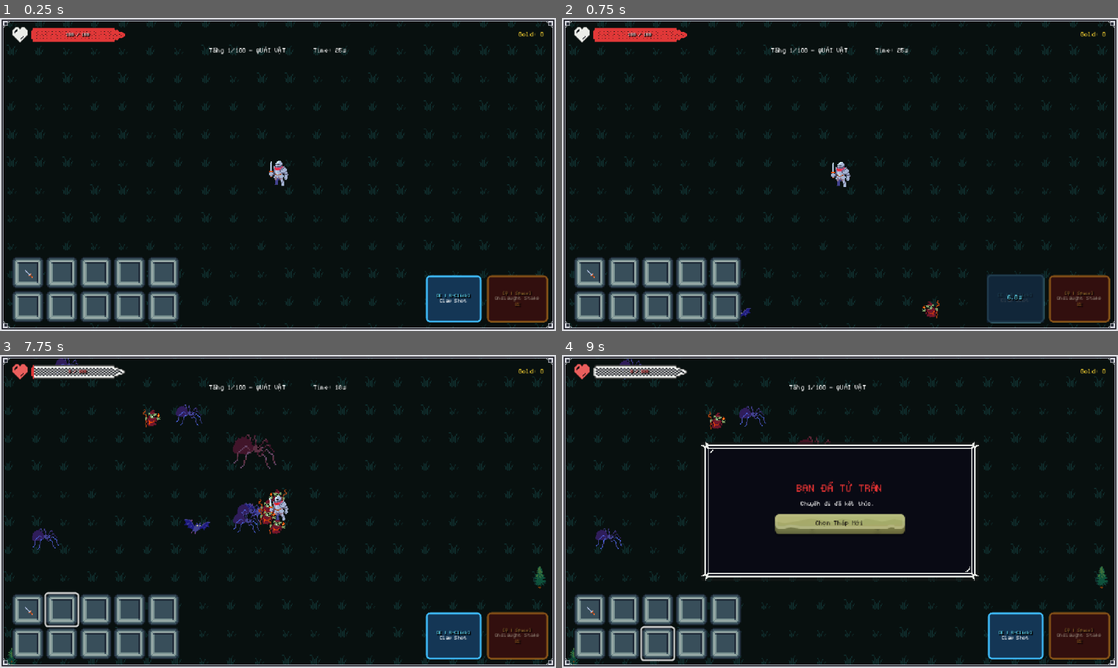
Above: before the commit, frames 1-4 (two rows, left to right).
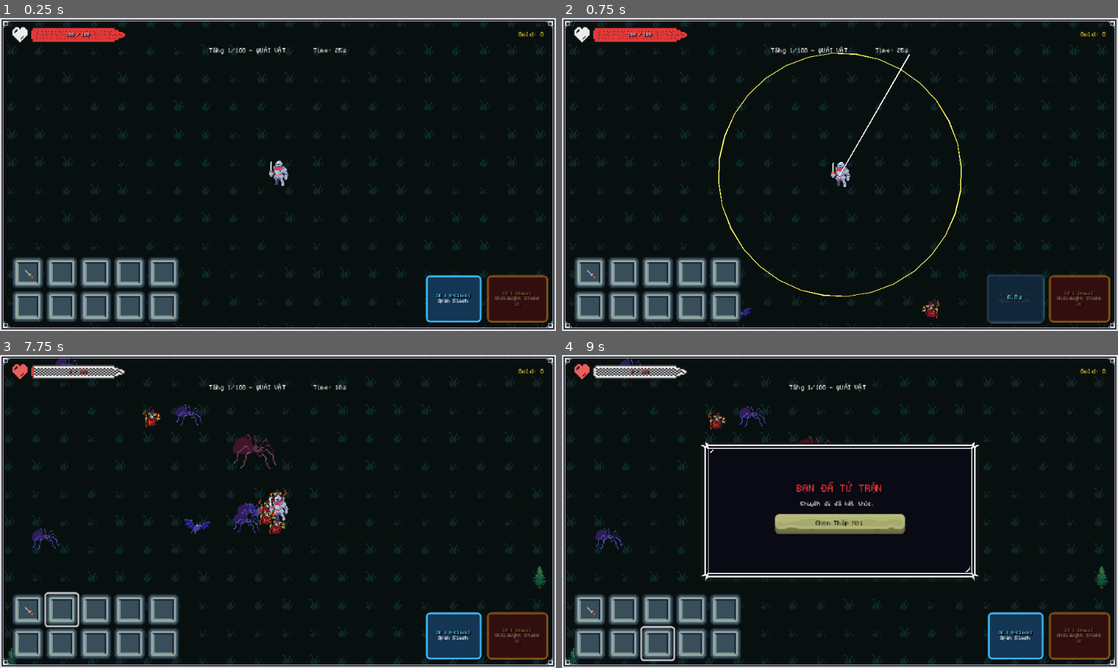
Above: after the commit, the same moments.

Repository: khanh-dinh26/NightSpire-Survival
Game: Godot game, scene res://src/arena/Arena.tscn
Two runs of this game, one before a commit and one after it. Both use one fixed random seed, a clock stepped at 60 frames per second and the inputs below. This scene is started directly instead of the project's main scene. Sound files missing from this copy of the repository are replaced by a short silence.
Inputs (mouse positions are in pixels of both pictures, inside the frame that each line leads up to):
- Up to frame 1 (0.25 s): no input
- Up to frame 2 (0.75 s): click (1017, 299) at 0.5 s
- Up to frame 3 (7.75 s): click (517, 636) at 1.25 s; click (27, 608) at 2.02 s; click "Hủy" at 2.75 s; tap Enter at 3.5 s; move the mouse to (400, 495) at 3.52 s; hold Right (ui_right) 3.53-4.28 s; tap E at 3.6, 5.3, 5.85, 7.55 s; click (400, 495) at 3.67 s; tap Space at 3.77, 4.07, 4.52, 4.55, 4.82, 5.1, 6.02, 6.32, 6.77, 6.8, 7.07, 7.52 s; tap Q at 3.8, 4.35, 6.05, 6.6 s; move the mouse to (166, 527) at 4.27 s; hold Down (ui_down) 4.28-5.03 s; click (166, 527) at 4.42 s; move the mouse to (333, 442) at 5.02 s; hold Right (ui_right) 5.03-5.78 s; click (333, 442) at 5.17 s; move the mouse to (250, 574) at 5.77 s; hold Up (ui_up) 5.78-6.53 s; click (250, 574) at 5.92 s; move the mouse to (444, 558) at 6.52 s; hold Left (ui_left) from 6.53 s (still down); click (444, 558) at 6.67 s; move the mouse to (111, 464) at 7.27 s; tap 1 at 7.35 s; click (111, 464) at 7.42 s
- Up to frame 4 (9 s): tap Space at 7.82 s; move the mouse to (867, 511) at 8.02 s; release Left (ui_left) at 8.03 s; hold Down (ui_down) 8.03-8.78 s; tap E at 8.1 s; click (867, 511) at 8.17 s; tap Q at 8.3, 8.85 s; move the mouse to (756, 433) at 8.77 s; hold Right (ui_right) from 8.78 s (still down); click (756, 433) at 8.92 s

The runs differ from the first frame. In frame 1, less than 0.1% of the frame differs, in the area x 78-85%, y 89-92%; in frame 2, 0.8%, in the area x 28-80%, y 11-91%; in frame 3, less than 0.1%; in frame 4, less than 0.1%.

Commit message:
fix(skills): prevent ultimate infinite spam, rework Wylder 360 spin, and add 2-step custom cursor targeting for Ironeye and Recluse

Diff:
--- a/src/autoloads/EventBus.gd
+++ b/src/autoloads/EventBus.gd
@@ -32,6 +32,7 @@
 signal hero_ultimate_used(ultimate_id: String)
 signal hero_skill_cooldown_updated(current: float, max_cd: float)
 signal hero_ultimate_charge_updated(current: int, max_charge: int)
+signal hero_skill_aiming_changed(is_aiming: bool)
 
 # --- UI ---
 signal shop_opened(card_list: Array)
--- a/src/data/classes/knight.tres
+++ b/src/data/classes/knight.tres
@@ -14,8 +14,8 @@
 starter_weapon = ExtResource("2_weap")
 description = "Chiến binh toàn diện phong cách Souls-like. Sở hữu kỹ năng bắn Vuốt Kéo áp sát quái vật và Nộ Tuyệt Kỹ Trọng Kích bùng nổ diện rộng."
 skill_id = "claw_shot"
-skill_name = "Claw Shot (Vuốt Kéo)"
-skill_desc = "Bắn vuốt kéo quái nhỏ lại gần và lướt tới quái to, gây 140 sát thương và làm choáng 1.2s."
+skill_name = "Spin Slash (Kiếm Xoay 360°)"
+skill_desc = "Quay kiếm 360 độ cực nhanh quét sạch và tiêu diệt toàn bộ quái vật xung quanh, gây 750 sát thương."
 skill_cooldown = 7.0
 ultimate_id = "onslaught_stake"
 ultimate_name = "Onslaught Stake (Trọng Kích Nổ)"
--- a/src/data/classes/ranger.tres
+++ b/src/data/classes/ranger.tres
@@ -14,8 +14,8 @@
 starter_weapon = ExtResource("2_weap")
 description = "Xạ thủ bách phát bách trúng với giác quan nhạy bén. Sở hữu kỹ năng lướt lùi đánh dấu điểm yếu và Nhất Tiễn Siêu Thanh xuyên thấu mọi phòng thủ."
 skill_id = "marking_dash"
-skill_name = "Marking (Đánh Dấu Lùi)"
-skill_desc = "Lướt lùi nhanh né đòn và chém dấu điểm yếu: quái trúng đòn nhận thêm +60% sát thương trong 6s."
+skill_name = "Marking Dash (Lướt Ngắm Bắn)"
+skill_desc = "Nhấn E lần 1 đổi tâm ngắm chuột, nhấn E lần 2 lướt tới vị trí chuột và phóng 5 mũi tên toả tròn 360° xuyên thấu quái."
 skill_cooldown = 6.0
 ultimate_id = "single_shot"
 ultimate_name = "Single Shot (Nhất Tiễn)"
--- a/src/data/classes/wizard.tres
+++ b/src/data/classes/wizard.tres
@@ -14,8 +14,8 @@
 starter_weapon = ExtResource("2_weap")
 description = "Bậc thầy cổ thuật ma pháp. Sở hữu kỹ năng ném Cocktail Ma Pháp phát nổ nguyên tố và Huyết Chú Khải Hoàn nguyền rủa kẻ địch hút máu hồi phục bản thân."
 skill_id = "magic_cocktail"
-skill_name = "Magic Cocktail (Ma Pháp)"
-skill_desc = "Ném bình cocktail ma thuật phát nổ nguyên tố diện rộng, làm chậm 60% và thiêu đốt quái."
+skill_name = "Magic Cocktail (Bom Ma Thuật)"
+skill_desc = "Nhấn E lần 1 đổi tâm ngắm chuột, nhấn E lần 2 kích nổ bão tố ma pháp nguyên tố cực đại tại tâm ngắm gây 420 sát thương."
 skill_cooldown = 7.5
 ultimate_id = "soulblood_song"
 ultimate_name = "Soulblood Song (Huyết Chú)"
--- a/src/entities/player/Player.gd
+++ b/src/entities/player/Player.gd
@@ -19,6 +19,7 @@
 @onready var weapon_orbit: WeaponOrbit = $WeaponOrbit
 
 var _spell_scene: PackedScene = preload("res://src/entities/spells/SpellEntity.tscn")
+var _cursor_aim_tex: Texture2D = preload("res://assets/ui/cursors/all_scroll_cursor.png")
 
 # ── Hero Abilities (Character Skill & Ultimate Art) ─────────────────────
 var hero_class: ClassData = null
@@ -28,6 +29,9 @@
 var ultimate_required_damage: int = 650
 var is_stealthed: bool = false
 var is_invincible: bool = false
+var is_aiming_skill: bool = false
+var _is_executing_ability: bool = false
+var _block_ult_charge_timer: float = 0.0
 
 # ── Procedural animation timers ────────────────────────────────────────
 var _walk_phase: float = 0.0
@@ -77,6 +81,8 @@
 	if skill_cooldown_timer > 0.0:
 		skill_cooldown_timer = maxf(skill_cooldown_timer - delta, 0.0)
 		EventBus.hero_skill_cooldown_updated.emit(skill_cooldown_timer, skill_cooldown_max)
+	if _block_ult_charge_timer > 0.0:
+		_block_ult_charge_timer = maxf(_block_ult_charge_timer - delta, 0.0)
 
 
 func _unhandled_input(event: InputEvent) -> void:
@@ -87,9 +93,15 @@
 			cast_character_skill()
 		elif event.keycode == KEY_Q or event.keycode == KEY_SPACE:
 			cast_ultimate_art()
+		elif event.keycode == KEY_ESCAPE and is_aiming_skill:
+			cancel_skill_aiming()
+			get_viewport().set_input_as_handled()
 	elif event is InputEventMouseButton and event.pressed:
 		if event.button_index == MOUSE_BUTTON_RIGHT:
 			cast_character_skill()
+		elif event.button_index == MOUSE_BUTTON_LEFT and is_aiming_skill:
+			cast_character_skill()
+			get_viewport().set_input_as_handled()
 
 
 func setup_from_class(p_class: ClassData) -> void:
@@ -115,7 +127,7 @@
 
 
 func _on_player_dealt_damage(amount: int) -> void:
-	if is_dead:
+	if is_dead or _is_executing_ability or _block_ult_charge_timer > 0.0:
 		return
 	if ultimate_charge < ultimate_required_damage:
 		ultimate_charge = mini(ultimate_charge + amount, ultimate_required_damage)
@@ -259,6 +271,7 @@
 	if current_hp <= 0:
 		current_hp = 0
 		is_dead = true
+		cancel_skill_aiming()
 		velocity = Vector2.ZERO
 		set_physics_process(false)
 		collision_layer = 0
@@ -275,6 +288,17 @@
 				w.set_physics_process(false)
 
 		EventBus.player_died.emit()
+
+
+func cancel_skill_aiming() -> void:
+	if is_aiming_skill:
+		is_aiming_skill = false
+		Input.set_custom_mouse_cursor(null)
+		EventBus.hero_skill_aiming_changed.emit(false)
+
+
+func _exit_tree() -> void:
+	cancel_skill_aiming()
 
 
 func heal(amount: int) -> void:
@@ -395,13 +419,32 @@
 
 # ── Character Skill & Ultimate Art Execution ─────────────────────────
 func cast_character_skill() -> bool:
-	if is_dead or skill_cooldown_timer > 0.0:
+	if is_dead:
 		return false
 	if hero_class == null or hero_class.skill_id.is_empty():
 		return false
 
+	var skill_id: String = hero_class.skill_id
+	var is_two_step: bool = (skill_id == "marking_dash" or skill_id == "magic_cocktail")
+
+	if is_two_step:
+		if not is_aiming_skill:
+			if skill_cooldown_timer > 0.0:
+				return false
+			is_aiming_skill = true
+			Input.set_custom_mouse_cursor(_cursor_aim_tex, Input.CURSOR_ARROW, Vector2(16, 16))
+			EventBus.hero_skill_aiming_changed.emit(true)
+			return true
+		else:
+			is_aiming_skill = false
+			Input.set_custom_mouse_cursor(null)
+			EventBus.hero_skill_aiming_changed.emit(false)
+	else:
+		if skill_cooldown_timer > 0.0:
+			return false
+
 	skill_cooldown_timer = skill_cooldown_max
-	EventBus.hero_skill_used.emit(hero_class.skill_id)
+	EventBus.hero_skill_used.emit(skill_id)
 	EventBus.hero_skill_cooldown_updated.emit(skill_cooldown_timer, skill_cooldown_max)
 
 	var mouse_pos: Vector2 = get_global_mouse_position()
@@ -409,7 +452,10 @@
 	if aim_dir == Vector2.ZERO:
 		aim_dir = Vector2.LEFT if sprite.flip_h else Vector2.RIGHT
 
-	match hero_class.skill_id:
+	_is_executing_ability = true
+	_block_ult_charge_timer = 0.5
+
+	match skill_id:
 		"claw_shot":
 			_execute_claw_shot(mouse_pos, aim_dir)
 		"marking_dash":
@@ -424,6 +470,8 @@
 			_execute_cursed_sword(aim_dir)
 		_:
 			_execute_claw_shot(mouse_pos, aim_dir)
+
+	_is_executing_ability = false
 	return true
 
 
@@ -433,8 +481,12 @@
 	if hero_class == null or hero_class.ultimate_id.is_empty():
 		return false
 
+	cancel_skill_aiming()
+
 	ultimate_charge = 0
 	GameManager.hero_ultimate_charge = 0
+	_is_executing_ability = true
+	_block_ult_charge_timer = 0.8
 	EventBus.hero_ultimate_used.emit(hero_class.ultimate_id)
 	EventBus.hero_ultimate_charge_updated.emit(0, ultimate_required_damage)
 
@@ -458,65 +510,121 @@
 			_execute_crucible_beast()
 		_:
 			_execute_onslaught_stake(mouse_pos)
+
+	_is_executing_ability = false
 	return true
 
 
-func _execute_claw_shot(_mouse_pos: Vector2, aim_dir: Vector2) -> void:
+func _execute_claw_shot(_mouse_pos: Vector2, _aim_dir: Vector2) -> void:
 	AudioManager.play_sfx("slash")
-	_screen_shake(4.0, 0.2)
-
-	# Direct frontal claw strike visual
-	var claw_line: Line2D = Line2D.new()
-	claw_line.width = 5.0
-	claw_line.default_color = Color(1.3, 0.9, 0.3, 1.0)
-	claw_line.points = PackedVector2Array([Vector2.ZERO, aim_dir * 140.0])
-	add_child(claw_line)
+	_screen_shake(8.0, 0.25)
+
+	# 360-degree rotating blade slash visual
+	var slash_pivot: Node2D = Node2D.new()
+	slash_pivot.global_position = global_position
+	get_tree().current_scene.add_child(slash_pivot)
+
+	var ring: Line2D = Line2D.new()
+	ring.width = 6.0
+	ring.default_color = Color(1.8, 1.4, 0.4, 1.0)
+	var pts: PackedVector2Array = PackedVector2Array()
+	var segs: int = 32
+	var r: float = 140.0
+	for i: int in range(segs + 1):
+		var ang: float = float(i) * TAU / float(segs)
+		pts.append(Vector2(cos(ang), sin(ang)) * r)
+	ring.points = pts
+	slash_pivot.add_child(ring)
+
+	var blade_line: Line2D = Line2D.new()
+	blade_line.width = 7.0
+	blade_line.default_color = Color(2.5, 2.0, 1.0, 1.0)
+	blade_line.points = PackedVector2Array([Vector2.ZERO, Vector2(r + 20.0, 0)])
+	slash_pivot.add_child(blade_line)
+
 	var tw: Tween = create_tween()
-	tw.tween_property(claw_line, ^"width", 0.0, 0.15)
-	tw.tween_callback(claw_line.queue_free)
-
-	# Strike enemies in front cone
+	tw.set_parallel(true)
+	tw.tween_property(slash_pivot, ^"rotation", TAU, 0.22)
+	tw.tween_property(ring, ^"width", 0.0, 0.22)
+	tw.tween_property(blade_line, ^"width", 0.0, 0.22)
+	tw.chain().tween_callback(slash_pivot.queue_free)
+
+	# Kill/strike all surrounding enemies in 360 degree radius
 	var enemies: Array[Node] = get_tree().get_nodes_in_group(&"enemies")
 	for e_node: Node in enemies:
 		var enemy: CharacterBody2D = e_node as CharacterBody2D
 		if enemy == null or not is_instance_valid(enemy):
 			continue
-		var to_e: Vector2 = enemy.global_position - global_position
-		if to_e.length() <= 150.0 and to_e.normalized().dot(aim_dir) > 0.3:
+		var dist: float = global_position.distance_to(enemy.global_position)
+		if dist <= 190.0:
+			var push_dir: Vector2 = (enemy.global_position - global_position).normalized()
+			if push_dir == Vector2.ZERO:
+				push_dir = Vector2.UP
 			if "apply_knockback" in enemy:
-				enemy.apply_knockback(aim_dir * 120.0)
-			enemy.take_damage(140)
+				enemy.apply_knockback(push_dir * 180.0)
+			enemy.take_damage(750)
 
 
 func _execute_marking_dash(aim_dir: Vector2) -> void:
 	AudioManager.play_sfx("slash")
-	_screen_shake(3.0, 0.15)
-
-	# Swift evasive dash
-	global_position += aim_dir * 60.0
-
-	# Front slash
+	_screen_shake(5.0, 0.2)
+
+	# Swift evasive dash towards aim direction
+	var dash_dist: float = 110.0
+	var prev_pos: Vector2 = global_position
+	global_position += aim_dir * dash_dist
+
+	# Visual dash trail
+	var trail: Line2D = Line2D.new()
+	trail.width = 6.0
+	trail.default_color = Color(0.4, 0.8, 1.5, 0.8)
+	trail.points = PackedVector2Array([prev_pos, global_position])
+	get_tree().current_scene.add_child(trail)
+	var tw: Tween = create_tween()
+	tw.tween_property(trail, ^"width", 0.0, 0.2)
+	tw.tween_callback(trail.queue_free)
+
+	# Shoot 5 arrows radiating outward around player in 360 degrees
+	AudioManager.play_sfx("slash")
+	for i: int in range(5):
+		var arrow_angle: float = aim_dir.angle() + float(i) * (TAU / 5.0)
+		var arrow_dir: Vector2 = Vector2.from_angle(arrow_angle)
+		var spell: SpellEntity = _spell_scene.instantiate() as SpellEntity
+		spell.spell_type = SpellEntity.SpellType.MOLTEN_SPEAR
+		spell.level = 2
+		spell.damage = 220
+		spell.speed = 460.0
+		spell.direction = arrow_dir
+		spell.global_position = global_position
+		spell.modulate = Color(0.5, 1.2, 2.0, 1.0)
+		get_tree().current_scene.add_child(spell)
+
+
+func _execute_magic_cocktail(target_pos: Vector2) -> void:
+	AudioManager.play_sfx("spell_fire")
+	AudioManager.play_sfx("explosion")
+	_screen_shake(9.0, 0.3)
+
+	# Visual elemental explosion at target position
+	var exp_spell: SpellEntity = _spell_scene.instantiate() as SpellEntity
+	exp_spell.spell_type = SpellEntity.SpellType.EXPLOSION
+	exp_spell.damage = 420
+	exp_spell.global_position = target_pos
+	exp_spell.scale = Vector2(1.5, 1.5)
+	get_tree().current_scene.add_child(exp_spell)
+
+	# Direct impact on enemies within blast radius
 	var enemies: Array[Node] = get_tree().get_nodes_in_group(&"enemies")
 	for e_node: Node in enemies:
 		var enemy: CharacterBody2D = e_node as CharacterBody2D
 		if enemy == null or not is_instance_valid(enemy):
 			continue
-		if global_position.distance_to(enemy.global_position) <= 120.0:
-			enemy.take_damage(130)
-
-
-func _execute_magic_cocktail(target_pos: Vector2) -> void:
-	AudioManager.play_sfx("spell_fire")
-	_screen_shake(5.0, 0.2)
-
-	# Instant elemental explosion at target
-	var enemies: Array[Node] = get_tree().get_nodes_in_group(&"enemies")
-	for e_node: Node in enemies:
-		var enemy: CharacterBody2D = e_node as CharacterBody2D
-		if enemy == null or not is_instance_valid(enemy):
-			continue
-		if enemy.global_position.distance_to(target_pos) <= 110.0:
-			enemy.take_damage(180)
+		var dist: float = enemy.global_position.distance_to(target_pos)
+		if dist <= 140.0:
+			var push: Vector2 = (enemy.global_position - target_pos).normalized() * 160.0
+			if "apply_knockback" in enemy:
+				enemy.apply_knockback(push)
+			enemy.take_damage(420)
 
 
 func _execute_whirlwind() -> void:
--- a/src/ui/HeroSkillBar.gd
+++ b/src/ui/HeroSkillBar.gd
@@ -25,6 +25,7 @@
 	EventBus.hero_ultimate_charge_updated.connect(_on_ult_charge_updated)
 	EventBus.hero_skill_used.connect(_on_skill_used)
 	EventBus.hero_ultimate_used.connect(_on_ult_used)
+	EventBus.hero_skill_aiming_changed.connect(_on_skill_aiming_changed)
 
 	skill_btn.pressed.connect(_on_skill_pressed)
 	ult_btn.pressed.connect(_on_ult_pressed)
@@ -123,6 +124,18 @@
 	tw.tween_property(skill_btn, ^"scale", Vector2.ONE, 0.12)
 
 
+func _on_skill_aiming_changed(is_aiming: bool) -> void:
+	if is_aiming:
+		skill_key_lbl.text = "[CLICK / E]"
+		skill_name_lbl.text = "NGẮM BẮN"
+		skill_btn.modulate = Color(1.4, 1.4, 0.5, 1.0)
+	else:
+		skill_key_lbl.text = "[E | R-Click]"
+		if _hero_class != null:
+			skill_name_lbl.text = _hero_class.skill_name.get_slice("(", 0).strip_edges()
+		skill_btn.modulate = Color(1.0, 1.0, 1.0, 1.0)
+
+
 func _on_ult_used(_id: String) -> void:
 	# Epic flash and reset
 	_stop_ult_glow()
Binary file added: assets/ui/cursors/all_scroll_cursor.png
Not shown, added: assets/ui/cursors/all_scroll_cursor.png.import
